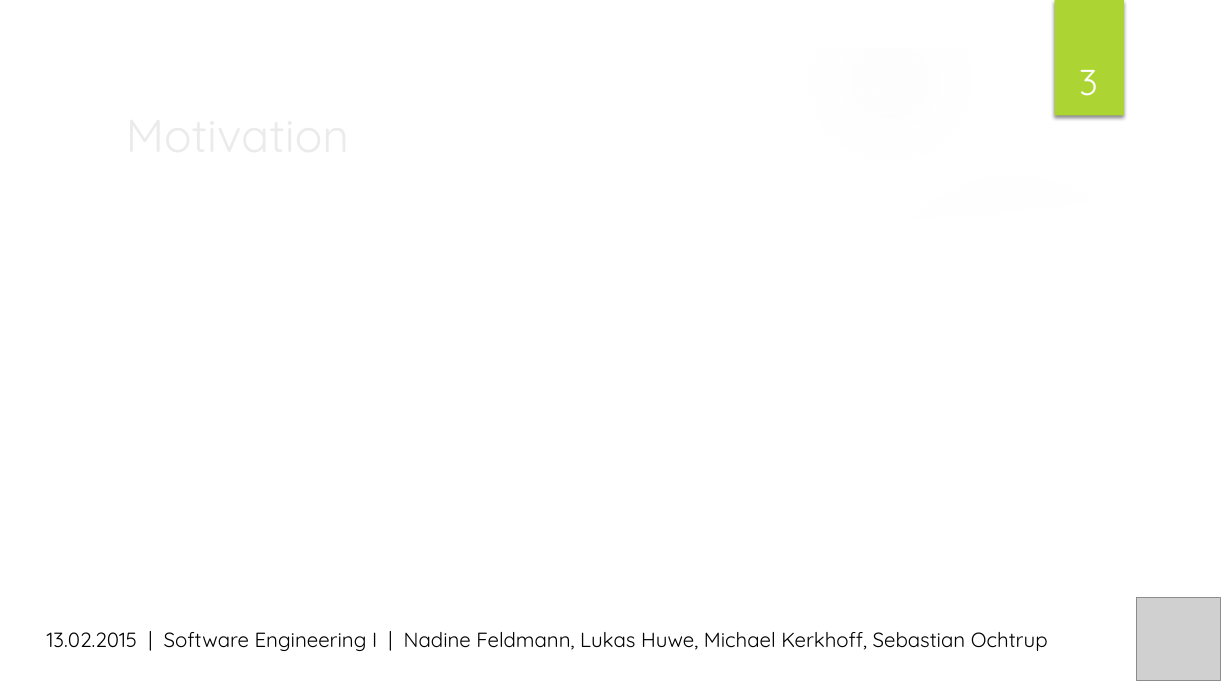
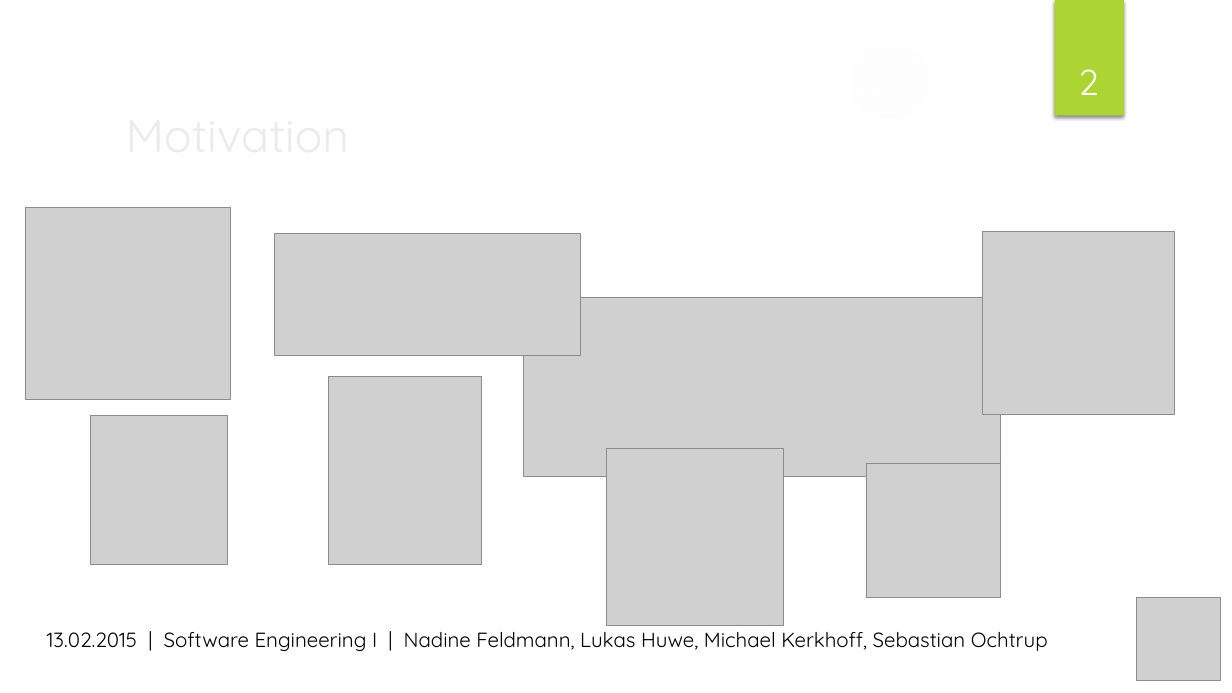
Before and after one commit to MrXXX92/pwsafe, a slide deck: slide 2 of Dokumentation/PWSafe Präsentation.pptx (slide 3 before the commit). Drawn at 1232x693 pixels with LibreOffice and Linux fonts; fonts in the diff are those of the drawing; grey boxes stand for pictures; background and template pictures are left out. Boxes give left, top, right and bottom in pixels: in the first picture for what was removed or moved away, otherwise in the second. Text is boxed around its words. In the diff, an @@ line names an element or a change of style, - is before the commit and + after.

```diff
--- a/Dokumentation/PWSafe Präsentation.pptx
+++ b/Dokumentation/PWSafe Präsentation.pptx
@@ page number at box(1078, 69, 1098, 95): text changed @@
-3
+2
@@ picture added at box(25, 207, 231, 399) @@
@@ picture added at box(274, 233, 580, 355) @@
@@ picture added at box(982, 232, 1175, 415) @@
@@ picture added at box(524, 298, 1001, 477) @@
@@ picture added at box(328, 377, 481, 565) @@
@@ picture added at box(91, 416, 227, 565) @@
@@ picture added at box(607, 448, 785, 626) @@
@@ picture added at box(867, 463, 1001, 597) @@
```
Also in this commit, not shown: 12 other slides changed, 7 slides removed.
